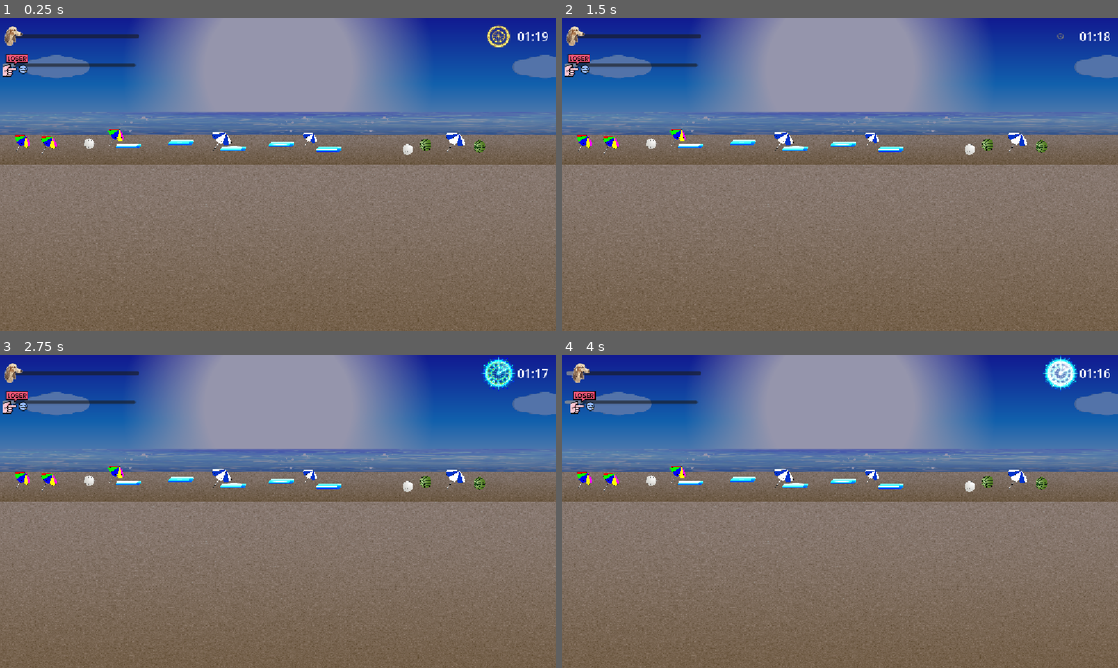
Above: before the commit, frames 1-4 (two rows, left to right).
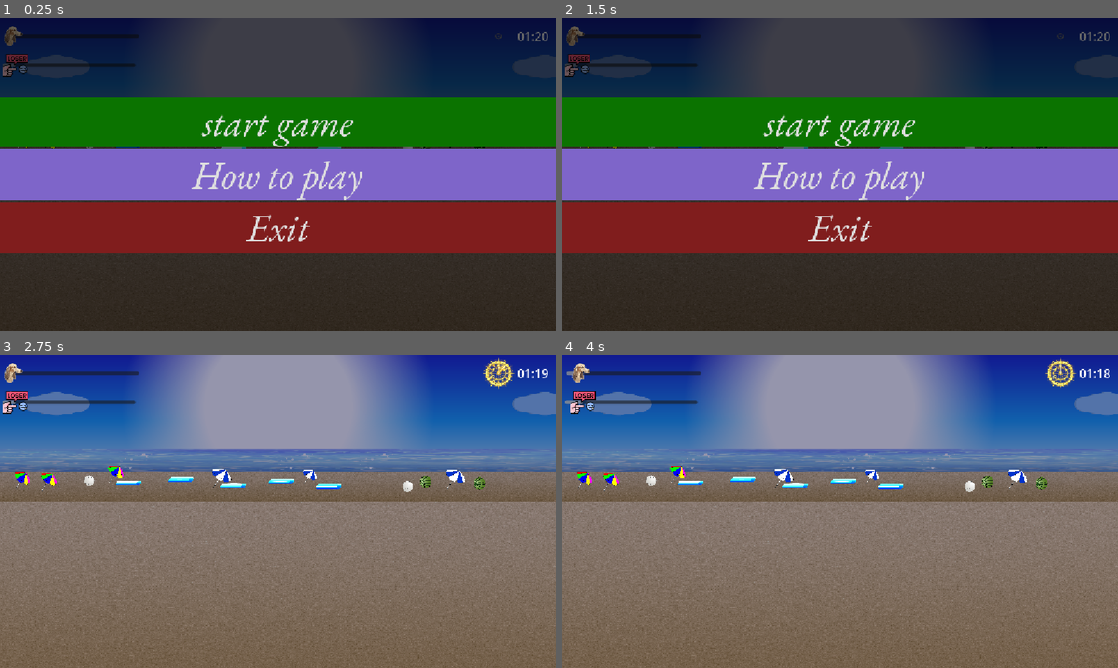
Above: after the commit, the same moments.

Repository: adel2674/Rejected-from-OSC
Game: Godot game, scene res://Scenes/main_level.tscn
Two runs of this game, one before a commit and one after it. Both use one fixed random seed, a clock stepped at 60 frames per second and the inputs below. The project has no main scene, so this scene is started directly.
Inputs (mouse positions are in pixels of both pictures, inside the frame that each line leads up to):
- Up to frame 1 (0.25 s): no input
- Up to frame 2 (1.5 s): click (840, 174) at 0.5 s, where only the run after the commit has a clickable "How to play"; click (684, 302) at 1.25 s, where only the run after the commit has a clickable "Back to Main Menu"
- Up to frame 3 (2.75 s): click (278, 458) at 2 s, where only the run after the commit has a clickable "start game"
- Up to frame 4 (4 s): tap Enter at 2.75 s; tap Z at 2.85 s; tap X at 3.6 s

The runs differ from the first frame. In frame 1, 100% of the frame differs, in the area x 0-100%, y 0-100%; in frame 2, 100%; in frame 3, 0.4%; in frame 4, 0.5%.

Commit message:
Add Main Menu

Diff:
--- a/game-jam/Scenes/main_level.tscn
+++ b/game-jam/Scenes/main_level.tscn
@@ -13,6 +13,7 @@
 [ext_resource type="AudioStream" uid="uid://1whk1rv7syds" path="res://Assets/Sounds/timer_tricks.mp3" id="11_2jcip"]
 [ext_resource type="AudioStream" uid="uid://gnppt1y71v8a" path="res://Assets/Sounds/dog_succeess.mp3" id="12_o18aq"]
 [ext_resource type="AudioStream" uid="uid://kjj07ndt4p2t" path="res://Assets/Sounds/fail_sound.mp3" id="13_hd7sb"]
+[ext_resource type="FontFile" uid="uid://bqwppwvrk8gos" path="res://Fonts/font/EBGaramond-Italic-VariableFont_wght.ttf" id="14_5vthg"]
 [ext_resource type="AudioStream" uid="uid://dxca3y72rmd7w" path="res://Assets/Sounds/beach.mp3" id="14_hd7sb"]
 
 [sub_resource type="RectangleShape2D" id="RectangleShape2D_wp5od"]
@@ -133,6 +134,77 @@
 
 [sub_resource type="LabelSettings" id="LabelSettings_f3gli"]
 font_size = 25
+
+[sub_resource type="Theme" id="Theme_5vthg"]
+default_font = ExtResource("14_5vthg")
+
+[sub_resource type="Theme" id="Theme_hd7sb"]
+
+[sub_resource type="StyleBoxFlat" id="StyleBoxFlat_wp5od"]
+bg_color = Color(0.04500001, 0.45, 0, 1)
+
+[sub_resource type="StyleBoxFlat" id="StyleBoxFlat_hd7sb"]
+content_margin_left = 4.0
+content_margin_top = 4.0
+content_margin_right = 4.0
+content_margin_bottom = 4.0
+bg_color = Color(1, 1, 1, 0.6)
+corner_radius_top_left = 3
+corner_radius_top_right = 3
+corner_radius_bottom_right = 3
+corner_radius_bottom_left = 3
+corner_detail = 5
+
+[sub_resource type="StyleBoxFlat" id="StyleBoxFlat_vkdpk"]
+bg_color = Color(0.49375, 0.395, 0.79, 1)
+
+[sub_resource type="StyleBoxFlat" id="StyleBoxFlat_unus1"]
+content_margin_left = 4.0
+content_margin_top = 4.0
+content_margin_right = 4.0
+content_margin_bottom = 4.0
+bg_color = Color(0.98, 0.98, 0.98, 0.6)
+corner_radius_top_left = 3
+corner_radius_top_right = 3
+corner_radius_bottom_right = 3
+corner_radius_bottom_left = 3
+corner_detail = 5
+
+[sub_resource type="StyleBoxFlat" id="StyleBoxFlat_k56px"]
+bg_color = Color(0.5, 0.11500001, 0.11500001, 1)
+
+[sub_resource type="StyleBoxFlat" id="StyleBoxFlat_5vthg"]
+content_margin_left = 4.0
+content_margin_top = 4.0
+content_margin_right = 4.0
+content_margin_bottom = 4.0
+bg_color = Color(0.8608625, 0.77515066, 0.9758416, 1)
+corner_radius_top_left = 3
+corner_radius_top_right = 3
+corner_radius_bottom_right = 3
+corner_radius_bottom_left = 3
+corner_detail = 5
+
+[sub_resource type="LabelSettings" id="LabelSettings_wp5od"]
+font_size = 38
+
+[sub_resource type="LabelSettings" id="LabelSettings_k56px"]
+font_size = 30
+
+[sub_resource type="StyleBoxFlat" id="StyleBoxFlat_dagrs"]
+bg_color = Color(0.6, 0.24, 0.24599992, 1)
+
+[sub_resource type="StyleBoxFlat" id="StyleBoxFlat_vgie2"]
+content_margin_left = 4.0
+content_margin_top = 4.0
+content_margin_right = 4.0
+content_margin_bottom = 4.0
+bg_color = Color(0.8679654, 0.8222609, 0.8827579, 0.6)
+corner_radius_top_left = 3
+corner_radius_top_right = 3
+corner_radius_bottom_right = 3
+corner_radius_bottom_left = 3
+corner_detail = 5
 
 [node name="Main_level" type="Node2D" unique_id=1154645232]
 
@@ -265,7 +337,6 @@
 scale = Vector2(0.4427084, 0.4296875)
 sprite_frames = SubResource("SpriteFrames_wp5od")
 animation = &"timer"
-autoplay = "timer"
 frame_progress = 0.94541883
 
 [node name="timer_label" type="Label" parent="CanvasLayer/timer_box" unique_id=1159031952]
@@ -285,7 +356,6 @@
 [node name="timer_sound" type="AudioStreamPlayer2D" parent="CanvasLayer" unique_id=1830589795]
 stream = ExtResource("11_2jcip")
 volume_db = 15.134
-autoplay = true
 parameters/looping = true
 
 [node name="catch_sound" type="AudioStreamPlayer2D" parent="CanvasLayer" unique_id=2091650165]
@@ -296,8 +366,115 @@
 stream = ExtResource("13_hd7sb")
 volume_db = 12.03
 
+[node name="Main_Munu" type="Control" parent="CanvasLayer" unique_id=2089011665]
+layout_mode = 3
+anchors_preset = 15
+anchor_right = 1.0
+anchor_bottom = 1.0
+grow_horizontal = 2
+grow_vertical = 2
+theme = SubResource("Theme_5vthg")
+
+[node name="ColorRect" type="ColorRect" parent="CanvasLayer/Main_Munu" unique_id=916448120]
+layout_mode = 1
+anchors_preset = 15
+anchor_right = 1.0
+anchor_bottom = 1.0
+grow_horizontal = 2
+grow_vertical = 2
+color = Color(0, 0, 0, 0.5882353)
+
+[node name="VBoxContainer" type="VBoxContainer" parent="CanvasLayer/Main_Munu" unique_id=1850854723]
+layout_mode = 1
+anchors_preset = 14
+anchor_top = 0.5
+anchor_right = 1.0
+anchor_bottom = 0.5
+grow_horizontal = 2
+grow_vertical = 2
+
+[node name="Start_Button" type="Button" parent="CanvasLayer/Main_Munu/VBoxContainer" unique_id=535424139]
+layout_mode = 2
+theme = SubResource("Theme_hd7sb")
+theme_override_font_sizes/font_size = 80
+theme_override_styles/normal = SubResource("StyleBoxFlat_wp5od")
+theme_override_styles/hover = SubResource("StyleBoxFlat_hd7sb")
+text = "start game"
+
+[node name="How_to_button" type="Button" parent="CanvasLayer/Main_Munu/VBoxContainer" unique_id=314074972]
+layout_mode = 2
+theme_override_font_sizes/font_size = 80
+theme_override_styles/normal = SubResource("StyleBoxFlat_vkdpk")
+theme_override_styles/hover = SubResource("StyleBoxFlat_unus1")
+text = "How to play"
+
+[node name="Exit_button" type="Button" parent="CanvasLayer/Main_Munu/VBoxContainer" unique_id=1798457274]
+layout_mode = 2
+theme_override_font_sizes/font_size = 80
+theme_override_styles/normal = SubResource("StyleBoxFlat_k56px")
+theme_override_styles/hover = SubResource("StyleBoxFlat_5vthg")
+text = "Exit"
+
+[node name="Panel" type="Panel" parent="CanvasLayer/Main_Munu" unique_id=1395140119]
+visible = false
+layout_mode = 0
+offset_right = 1176.0
+offset_bottom = 645.0
+
+[node name="Label" type="Label" parent="CanvasLayer/Main_Munu/Panel" unique_id=2071337673]
+layout_mode = 1
+anchors_preset = 10
+anchor_right = 1.0
+offset_left = 237.0
+offset_top = 79.0
+offset_right = -6.0
+offset_bottom = 148.0
+grow_horizontal = 2
+text = "I must catch the ball before it falls to the ground"
+label_settings = SubResource("LabelSettings_wp5od")
+
+[node name="Label2" type="Label" parent="CanvasLayer/Main_Munu/Panel" unique_id=1458896635]
+layout_mode = 0
+offset_left = 312.0
+offset_top = 153.0
+offset_right = 485.0
+offset_bottom = 244.0
+text = "   To move -> A & D 'or' left & right
+   To jump -> \"space\" or 'W' or 'up'
+   To catch -> 'F' or ' j '
+
+
+         \"You must press 'F' or 'j' to
+           catch the ball \""
+label_settings = SubResource("LabelSettings_k56px")
+
+[node name="TextureRect" type="TextureRect" parent="CanvasLayer/Main_Munu/Panel" unique_id=1452997804]
+layout_mode = 0
+offset_left = 49.0
+offset_top = 29.0
+offset_right = 217.0
+offset_bottom = 279.0
+texture = ExtResource("6_lwkuy")
+
+[node name="back_button" type="Button" parent="CanvasLayer/Main_Munu/Panel" unique_id=1594856116]
+layout_mode = 1
+anchors_preset = 2
+anchor_top = 1.0
+anchor_bottom = 1.0
+offset_top = -110.0
+offset_right = 505.0
+grow_vertical = 0
+theme_override_font_sizes/font_size = 50
+theme_override_styles/normal = SubResource("StyleBoxFlat_dagrs")
+theme_override_styles/hover = SubResource("StyleBoxFlat_vgie2")
+text = "Back to Main Menu"
+
 [node name="beach_sound" type="AudioStreamPlayer2D" parent="." unique_id=1958438639]
 stream = ExtResource("14_hd7sb")
 volume_db = 5.821
-autoplay = true
 parameters/looping = true
+
+[connection signal="pressed" from="CanvasLayer/Main_Munu/VBoxContainer/Start_Button" to="CanvasLayer" method="_on_start_button_pressed"]
+[connection signal="pressed" from="CanvasLayer/Main_Munu/VBoxContainer/How_to_button" to="CanvasLayer" method="_on_how_to_button_pressed"]
+[connection signal="pressed" from="CanvasLayer/Main_Munu/VBoxContainer/Exit_button" to="CanvasLayer" method="_on_exit_button_pressed"]
+[connection signal="pressed" from="CanvasLayer/Main_Munu/Panel/back_button" to="CanvasLayer" method="_on_back_button_pressed"]
--- a/game-jam/Scripts/canvas_layer.gd
+++ b/game-jam/Scripts/canvas_layer.gd
@@ -8,6 +8,13 @@
 @onready var timer_label: Label = $timer_box/timer_label
 
 @onready var timer_sound: AudioStreamPlayer2D = $timer_sound
+
+@onready var main_munu: Control = $Main_Munu
+@onready var start_button: Button = $Main_Munu/VBoxContainer/Start_Button
+@onready var timer_animation: AnimatedSprite2D = $timer_box/timer_animation
+
+@onready var menu_buttons: VBoxContainer = $Main_Munu/VBoxContainer # العلبه اللي فيها زراير البدايه
+@onready var how_to_play_panel: Panel = $Main_Munu/Panel
 
 
 
@@ -41,6 +48,9 @@
 func _on_game_over(won:bool):
 	timer_sound.stop()
 	$"../beach_sound".stop()
+	timer_animation.stop()
+	main_munu.show()
+	start_button.text = "Play Again"
 
 func _unhandled_input(event: InputEvent) -> void:
 	if event is InputEventKey and event.pressed:
@@ -51,3 +61,24 @@
 		# اضغط X لتجربة الخسارة وحركة شريط الخسارة + الصوت
 		elif event.keycode == KEY_X:
 			GameManger.add_misses()
+
+
+func _on_start_button_pressed() -> void:
+	main_munu.hide()
+	GameManger.start_game()
+	$"../beach_sound".play()
+	$timer_sound.play()
+	timer_animation.play("timer")
+
+func _on_exit_button_pressed() -> void:
+	get_tree().quit()
+
+
+func _on_how_to_button_pressed() -> void:
+	menu_buttons.hide() #احنا بنخفي علبه الازرار بتاع المنيو مش المنيو لان المنيو تشمل الازرار دي و هاو تو بلاي
+	how_to_play_panel.show()
+
+
+func _on_back_button_pressed() -> void:
+	how_to_play_panel.hide()
+	menu_buttons.show()
--- a/game-jam/Scripts/game_manger.gd
+++ b/game-jam/Scripts/game_manger.gd
@@ -21,7 +21,8 @@
 #/////////////////////////////////////////////////////
 
 func _ready() -> void:
-	start_game() #new
+	pass # عشان اللعبه متبداش غير لو داس ستارت
+	#start_game() #new
 
 #/////////////////////////////////////////////////////
 
Binary file added: game-jam/Fonts/font/EBGaramond-Italic-VariableFont_wght.ttf
Not shown, added: game-jam/Fonts/font/EBGaramond-Italic-VariableFont_wght.ttf.import
Binary file added: game-jam/Fonts/font/EBGaramond-VariableFont_wght.ttf
Not shown, added: game-jam/Fonts/font/EBGaramond-VariableFont_wght.ttf.import
Not shown, added: game-jam/Fonts/font/OFL.txt
Not shown, added: game-jam/Fonts/font/README.txt
Binary file added: game-jam/Fonts/font/static/EBGaramond-Bold.ttf
Not shown, added: game-jam/Fonts/font/static/EBGaramond-Bold.ttf.import
Binary file added: game-jam/Fonts/font/static/EBGaramond-BoldItalic.ttf
Not shown, added: game-jam/Fonts/font/static/EBGaramond-BoldItalic.ttf.import
Binary file added: game-jam/Fonts/font/static/EBGaramond-ExtraBold.ttf
Not shown, added: game-jam/Fonts/font/static/EBGaramond-ExtraBold.ttf.import
(and 14 more such lines)
